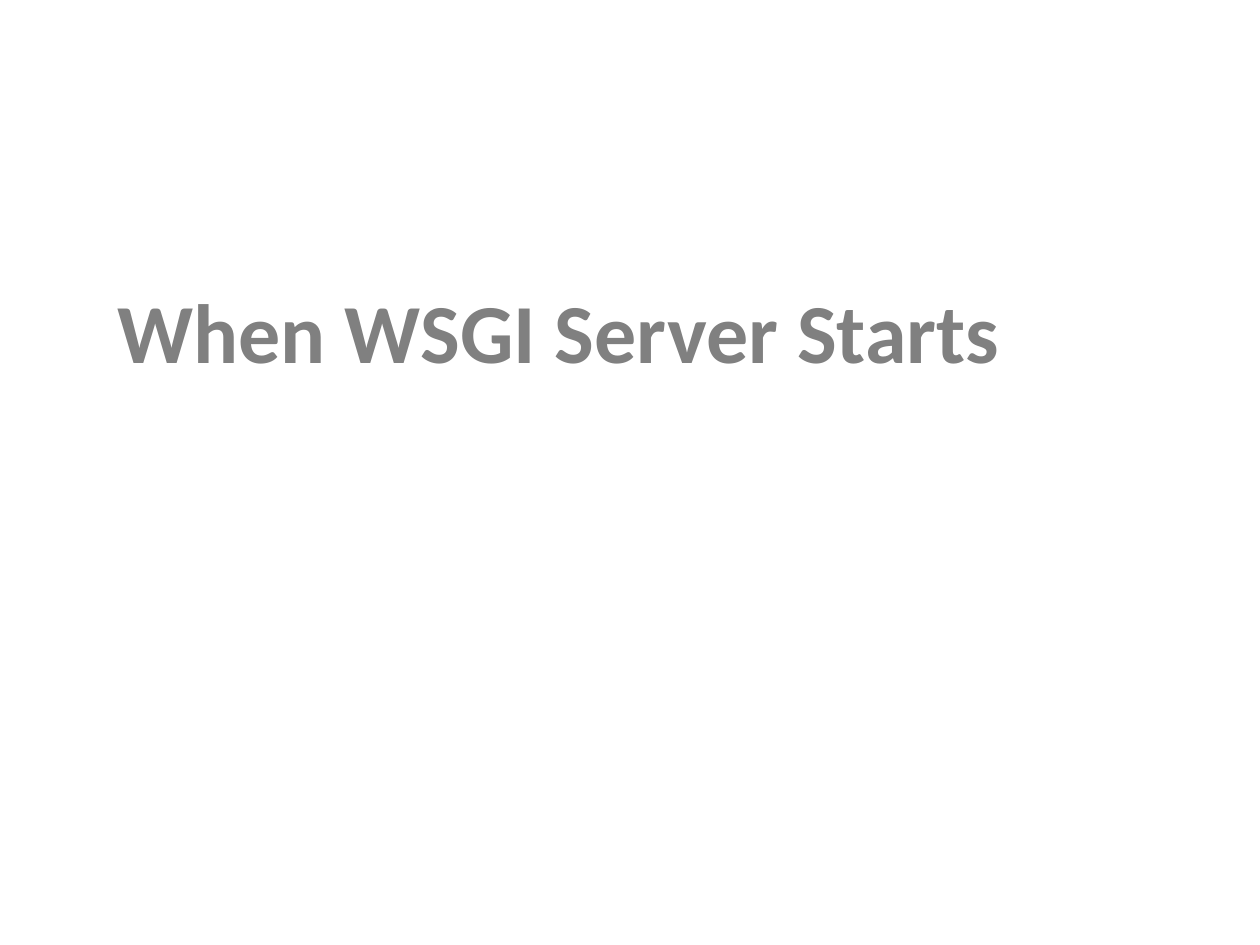
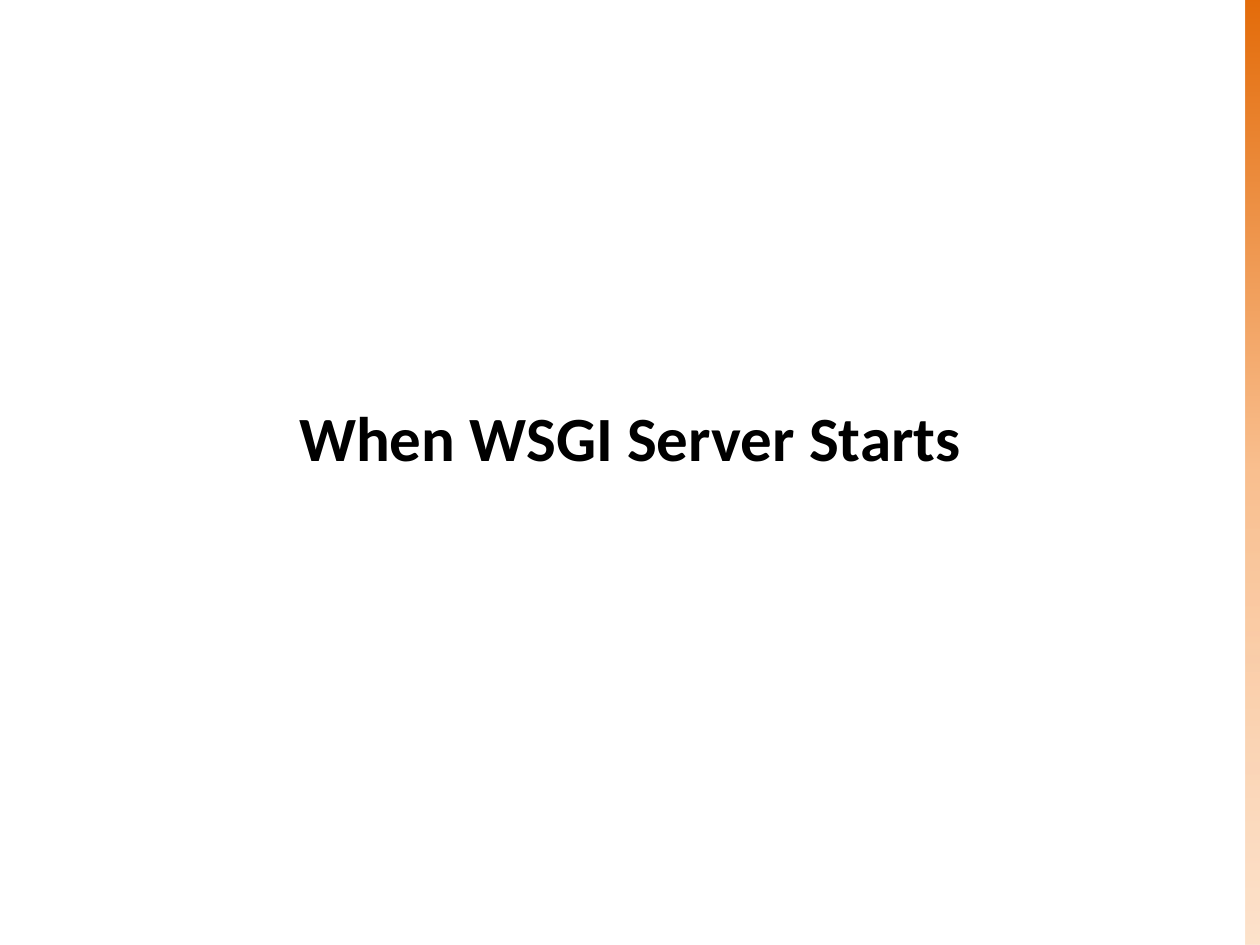
Before and after one commit to sknrao/openstack-neutron-revengg, a slide deck: slide 8 of OS-Neutron-WSGI.pptx. Drawn at 1260x945 pixels with LibreOffice and Linux fonts; fonts in the diff are those of the drawing. Boxes give left, top, right and bottom in pixels: in the first picture for what was removed or moved away, otherwise in the second. Text is boxed around its words. In the diff, an @@ line names an element or a change of style, - is before the commit and + after.

Commit message:
Updated WSGI Slide with Theme
Updating the theme and basic modifications to some slides to restrict
data within slide boundaries

```diff
--- a/OS-Neutron-WSGI.pptx
+++ b/OS-Neutron-WSGI.pptx
@@ rectangle added at <box>1245,0,1260,945</box>, fill gradient #E46C0A to #FAC090 to #FCD5B5 @@
@@ title "When WSGI Server Starts": place and size @@
-title "When WSGI Server Starts" at <box>117,304,999,364</box>
+title "When WSGI Server Starts" at <box>299,416,960,462</box>
@@ title "When WSGI Server Starts" at <box>299,416,960,462</box>: size 48 to 36 pt, text colour #808080 to #000000; alignment left to centre; vertical alignment top to middle @@
```
Also in this commit, not shown: 24 other slides changed, 1 slide added.
